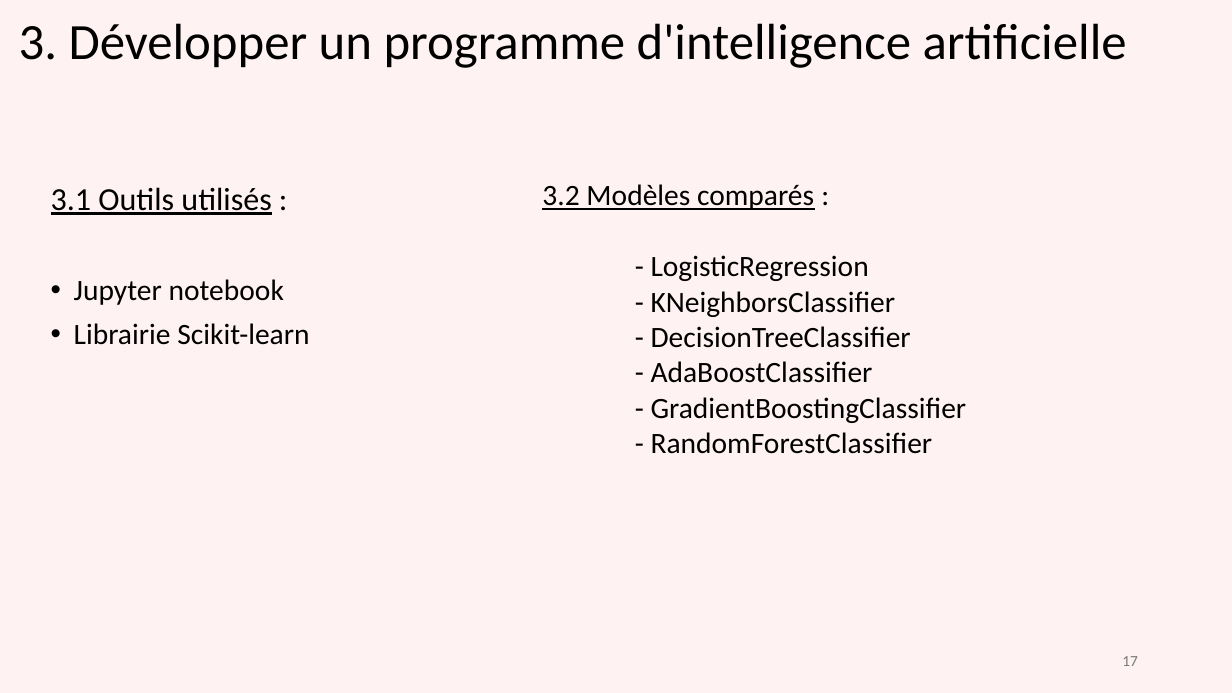
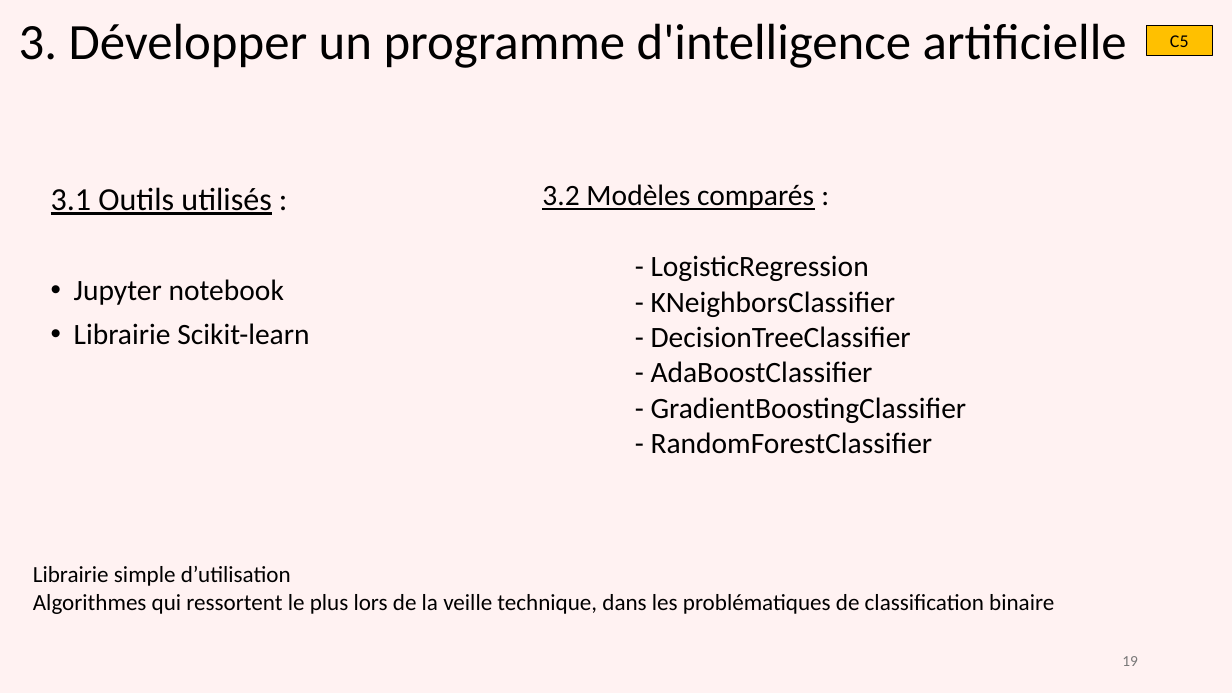
Before and after one commit to gdaume24/Projet-chef-oeuvre, a slide deck: slide 19 of E1/diapo.PPTX (slide 17 before the commit). Drawn at 1232x693 pixels with LibreOffice and Linux fonts; fonts in the diff are those of the drawing. Boxes give left, top, right and bottom in pixels: in the first picture for what was removed or moved away, otherwise in the second. Text is boxed around its words. In the diff, an @@ line names an element or a change of style, - is before the commit and + after.

```diff
--- a/E1/diapo.PPTX
+++ b/E1/diapo.PPTX
@@ rectangle added at (1147,25,1213,55), fill #FFC000, outline #000000 0.25 pt, 14 pt, text #000000 @@
+C5
@@ text added at (33,566,1054,614), 18 pt, text #000000 @@
+Librairie simple d’utilisation
+Algorithmes qui ressortent le plus lors de la veille technique, dans les problématiques de classification binaire
@@ page number at (1122,656,1138,666): text changed @@
-17
+19
```
Also in this commit, not shown: 17 other slides changed, 4 slides added, 4 other files.
